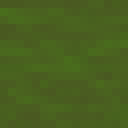
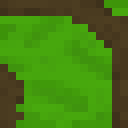
Layers edited between the first and the second 128 x 128 image:
added layer "Layer 16" above "Layer 15" over box(0, 0, 128, 128)
hid "Soil Grass" over box(0, 0, 128, 128)
